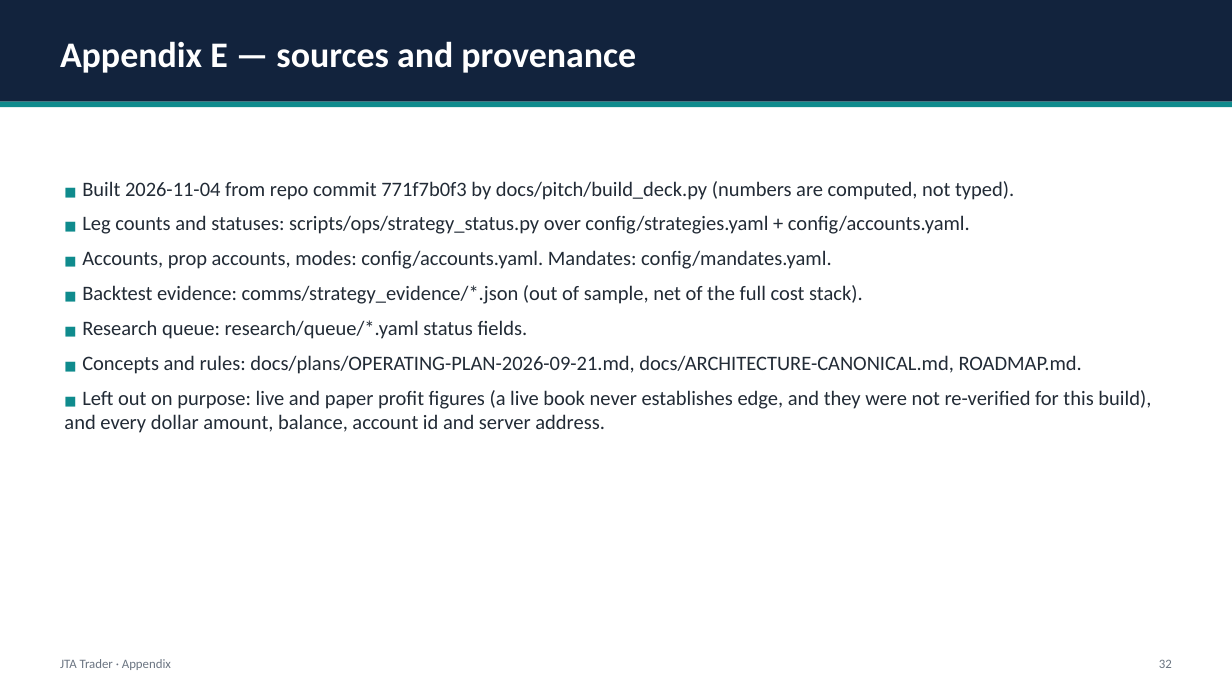
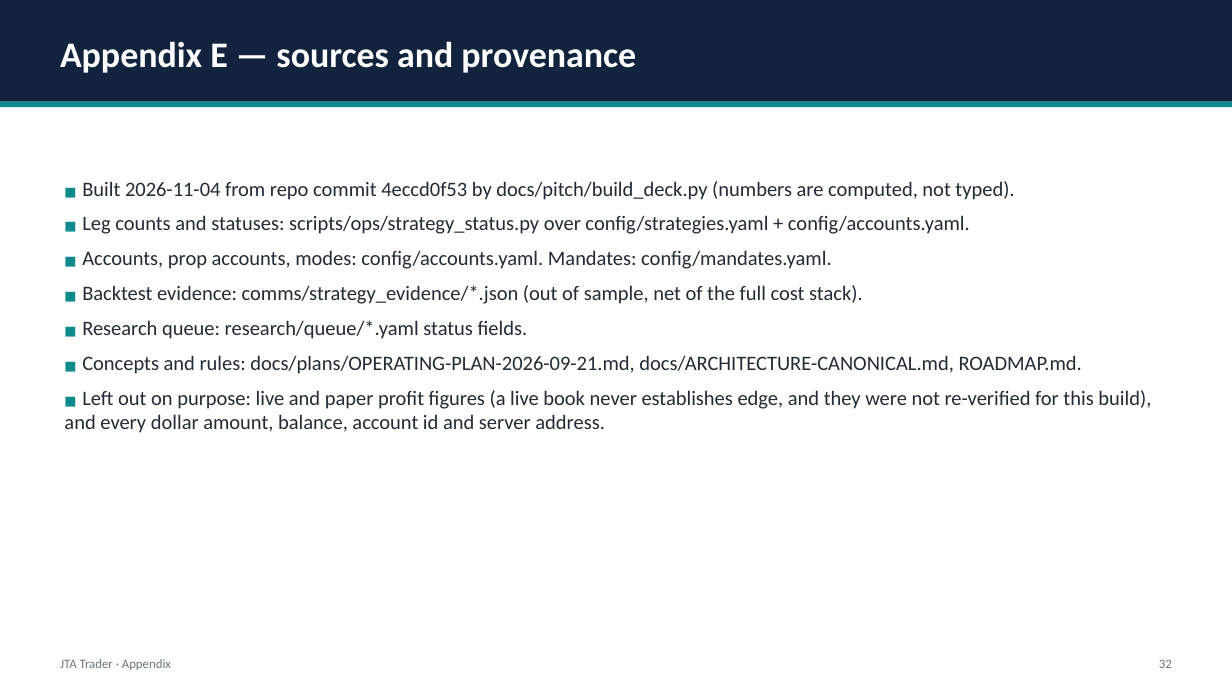
Before and after one commit to benbaichmankass/JTA-Trader, a slide deck: slide 32 of docs/pitch/jta-trader-pitch-deck.pptx. Drawn at 1232x693 pixels with LibreOffice and Linux fonts; fonts in the diff are those of the drawing. Boxes give left, top, right and bottom in pixels: in the first picture for what was removed or moved away, otherwise in the second. Text is boxed around its words. In the diff, an @@ line names an element or a change of style, - is before the commit and + after.

```diff
--- a/docs/pitch/jta-trader-pitch-deck.pptx
+++ b/docs/pitch/jta-trader-pitch-deck.pptx
@@ text at (x1=82, y1=181, x2=1014, y2=200): text changed @@
-■ Built 2026-11-04 from repo commit 771f7b0f3 by docs/pitch/build_deck.py (numbers are computed, not typed).
+■ Built 2026-11-04 from repo commit 4eccd0f53 by docs/pitch/build_deck.py (numbers are computed, not typed).
```
Also in this commit, not shown: 11 other slides changed, 2 other files.
